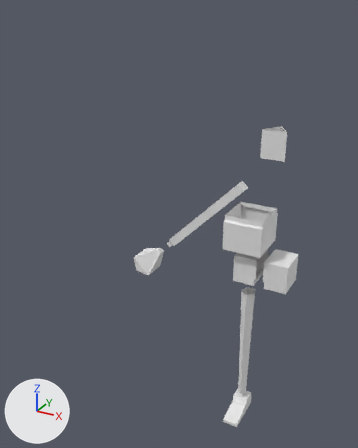
A saved change to the Blender file TFCharacter.blend.
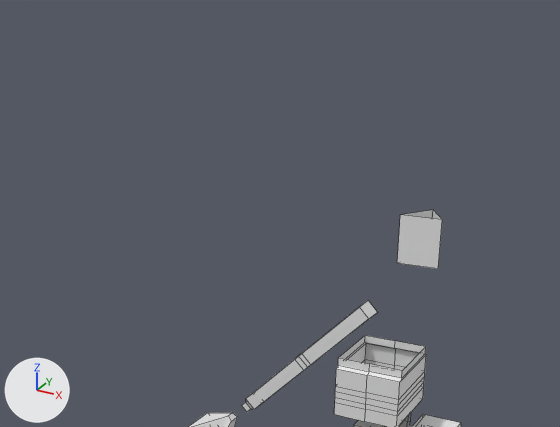
There are two pictures of each version: one whole from a 50 mm lens placed at (-0.79, -2.76, 2.77), pointed at (-2.42, 0.21, 1.29), one close up on the part from 6% to 100% of the width and 0% to 57% of the height. Arrows for +X, +Y and +Z are at lower left; the lights stay in place. The close-ups show mesh edges as thin lines.
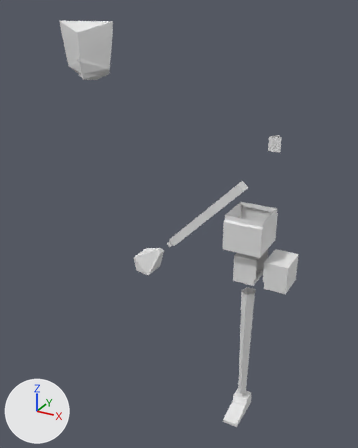
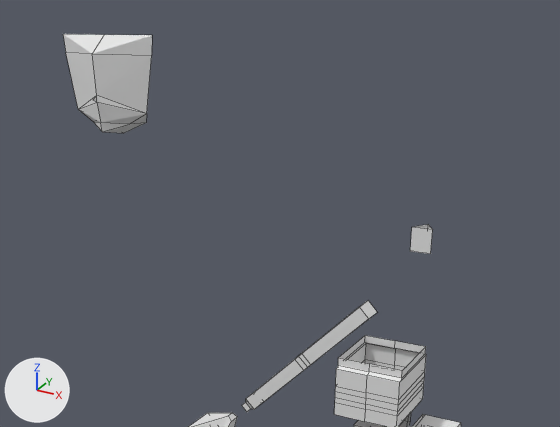
Pixel boxes [x1, y1, x2, y2] of what changed, in the close-ups (560 x 427 px):
'Plane', added
    after: [63, 34, 152, 133]
'Cylinder.001', rescaled (48% narrower, 48% shorter)
    before: [397, 210, 442, 269]
    after: [410, 224, 433, 254]

What changed in the scene script:
```text
Add me_plane:
    me_plane.from_pydata([(0.0, -0.88, 0.12), (1.0, -0.46, 0.04), (0.68, -0.72, -0.04), (1.26, 1.19, 0.04), (0.0, -1.0, -0.04), (0.0, 1.19, 0.05), (0.0, -0.22, 0.14), (0.0, -0.07, 0.14), (0.53, -0.71, 0.05), (0.0, -0.16, 0.17), (0.0, 0.81, 0.14), (1.22, 0.79, 0.04), (0.0, -0.67, 0.12)], [], [(0, 8, 12), (1, 8, 2), (7, 1, 11, 10), (7, 6, 1), (9, 6, 7), (2, 8, 0, 4), (10, 11, 3, 5), (12, 8, 1, 6)])
Change ob_cylinder_001:
    ob_cylinder_001.scale: (0.1, 0.1, 0.1) -> (0.05, 0.05, 0.05)
Add ob_plane:
    ob_plane = bpy.data.objects.new('Plane', me_plane)
    ob_plane.location = (-3.331, 0.446, 2.431)
    ob_plane.rotation_euler = (1.571, 0.0, 0.0)  # degrees (90, 0, 0)
    ob_plane.scale = (0.2, 0.2, 1.0)
    _m = ob_plane.modifiers.new('Mirror', 'MIRROR')
```
